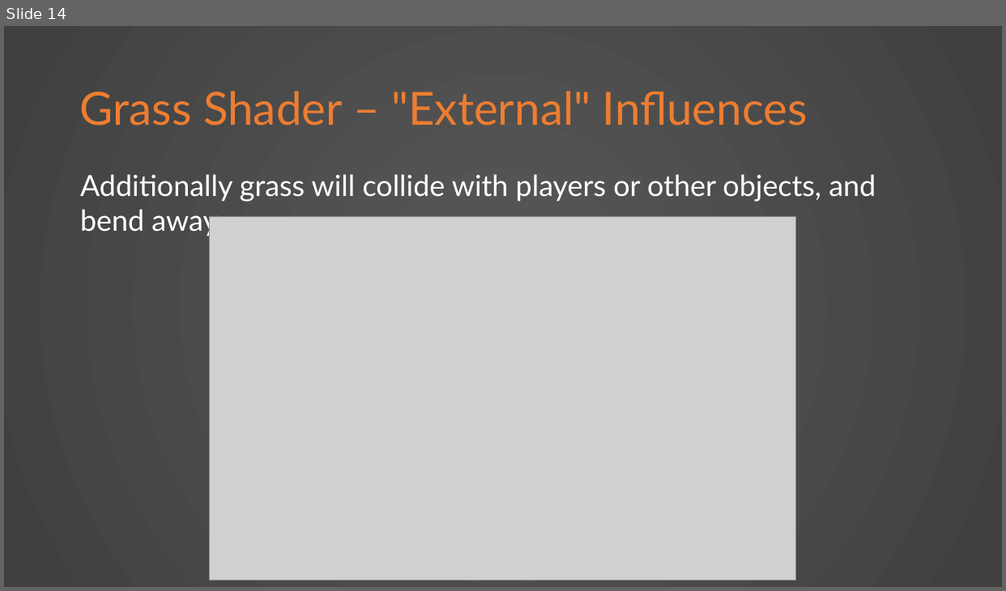
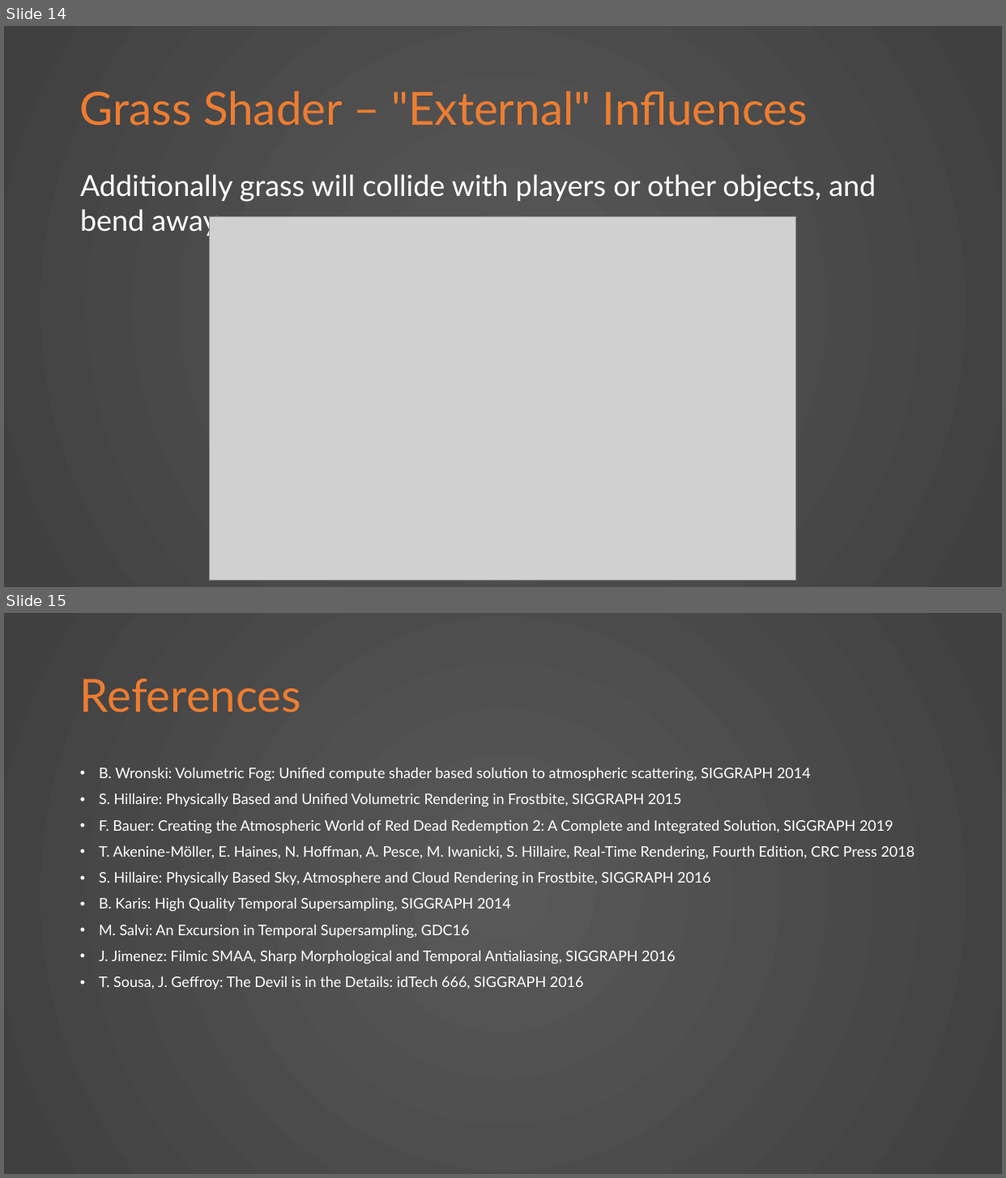
Before and after one commit to KnightTec/ShaderProject, a slide deck: Presentation.pptx. Shown one above the other, each under a label of ours: slide 14 before the commit, slides 14 and 15 after it. The pictures are 1006x591 and 1006x1178 pixels, drawn with LibreOffice and Linux fonts; fonts in the diff are those of the drawing; grey boxes stand for pictures. Boxes give left, top, right and bottom in pixels: in the first picture for what was removed or moved away, otherwise in the second. Text is boxed around its words. In the diff, an @@ line names an element or a change of style, - is before the commit and + after.

Commit message:
Added references to presentation

```diff
--- a/Presentation.pptx
+++ b/Presentation.pptx
@@ slide 15 added at [4, 613, 1002, 1174], background gradient #595959 to #404040 @@
@@ title added at [80, 679, 301, 713], 44 pt, text #ED7D31 @@
+References
@@ text added at [99, 767, 915, 990], 14 pt, text #FFFFFF @@
+• B. Wronski: Volumetric Fog: Unified compute shader based solution to atmospheric scattering, SIGGRAPH 2014
+• S. Hillaire: Physically Based and Unified Volumetric Rendering in Frostbite, SIGGRAPH 2015
+• F. Bauer: Creating the Atmospheric World of Red Dead Redemption 2: A Complete and Integrated Solution, SIGGRAPH 2019
+• T. Akenine-Möller, E. Haines, N. Hoffman, A. Pesce, M. Iwanicki, S. Hillaire, Real-Time Rendering, Fourth Edition, CRC Press 2018
+• S. Hillaire: Physically Based Sky, Atmosphere and Cloud Rendering in Frostbite, SIGGRAPH 2016
+• B. Karis: High Quality Temporal Supersampling, SIGGRAPH 2014
+• M. Salvi: An Excursion in Temporal Supersampling, GDC16
+• J. Jimenez: Filmic SMAA, Sharp Morphological and Temporal Antialiasing, SIGGRAPH 2016
+• T. Sousa, J. Geffroy: The Devil is in the Details: idTech 666, SIGGRAPH 2016
```
